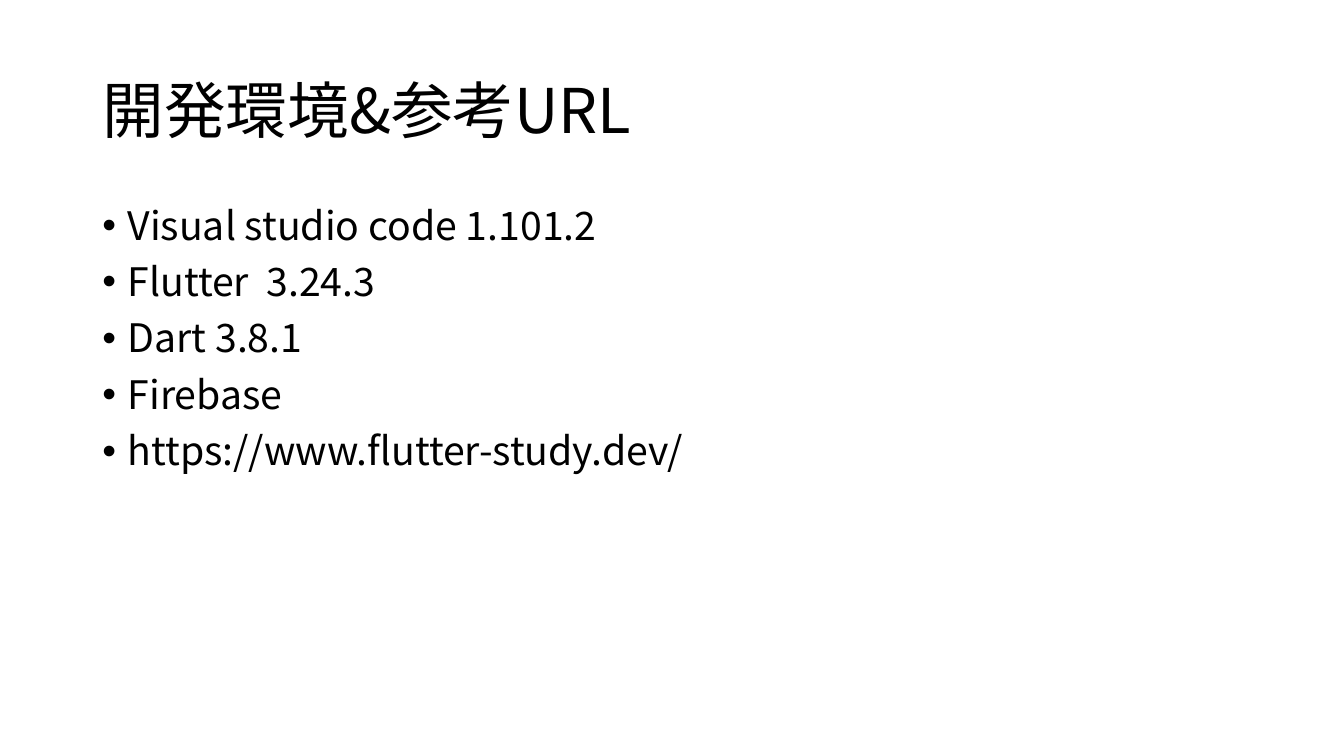
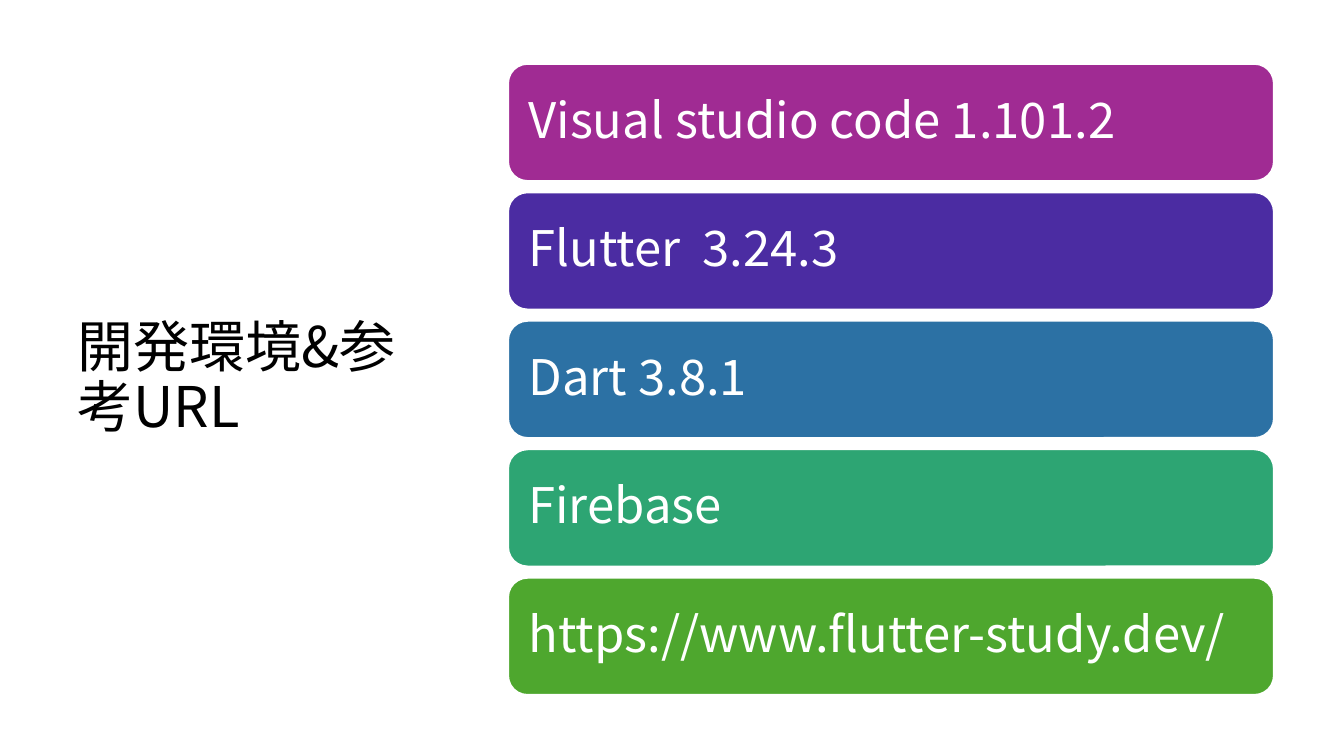
Before and after one commit to TaniIan/flutter_application_1, a slide deck: slide 6 of Todoアプリ_谷維案.pptx. Drawn at 1344x756 pixels with LibreOffice and Linux fonts; fonts in the diff are those of the drawing. Boxes give left, top, right and bottom in pixels: in the first picture for what was removed or moved away, otherwise in the second. Text is boxed around its words. In the diff, an @@ line names an element or a change of style, - is before the commit and + after.

```diff
--- a/Todoアプリ_谷維案.pptx
+++ b/Todoアプリ_谷維案.pptx
@@ title "開発環境&参考URL": place and size @@
-title "開発環境&参考URL" at (102,81,631,139)
+title "開発環境&参考URL" at (78,320,396,432)
@@ title "開発環境&参考URL" at (78,320,396,432): size 44 to 40 pt @@
@@ text removed at (128,208,684,474) @@
-• Visual studio code 1.101.2
-• Flutter 3.24.3
-• Dart 3.8.1
-• Firebase
-• https://www.flutter-study.dev/
@@ group added at (508,64,1274,695): 5 rounded rectangles, 5 texts @@
+Visual studio code 1.101.2
+Flutter 3.24.3
+Dart 3.8.1
+Firebase
+https://www.flutter-study.dev/
```
Also in this commit, not shown: 3 other slides changed.
